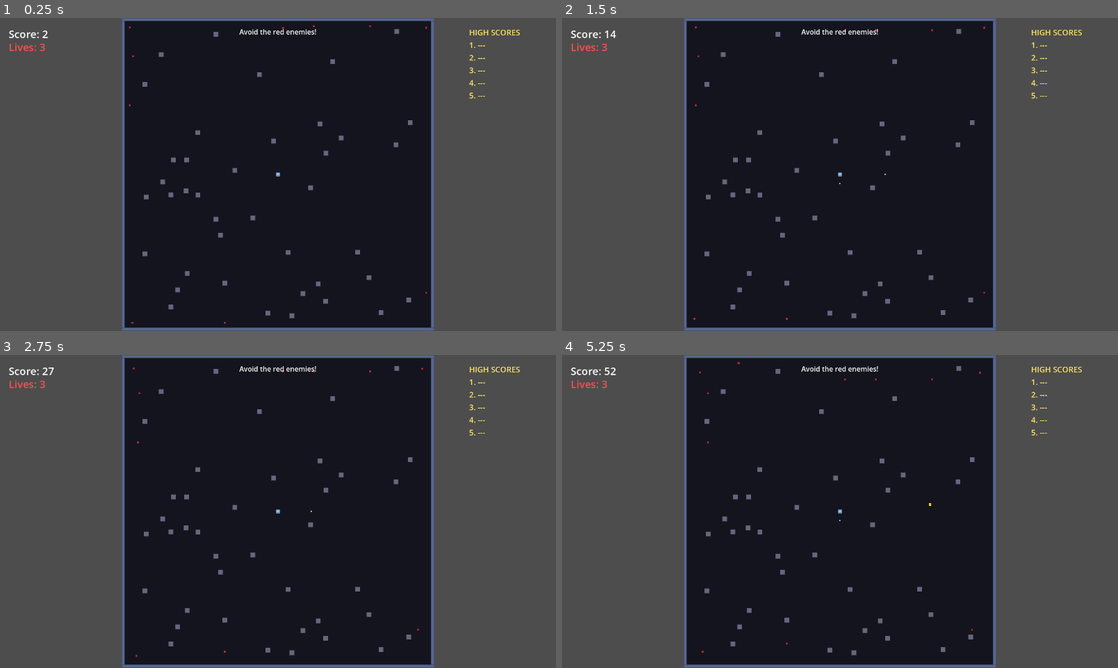
Above: before the commit, frames 1-4 (two rows, left to right).
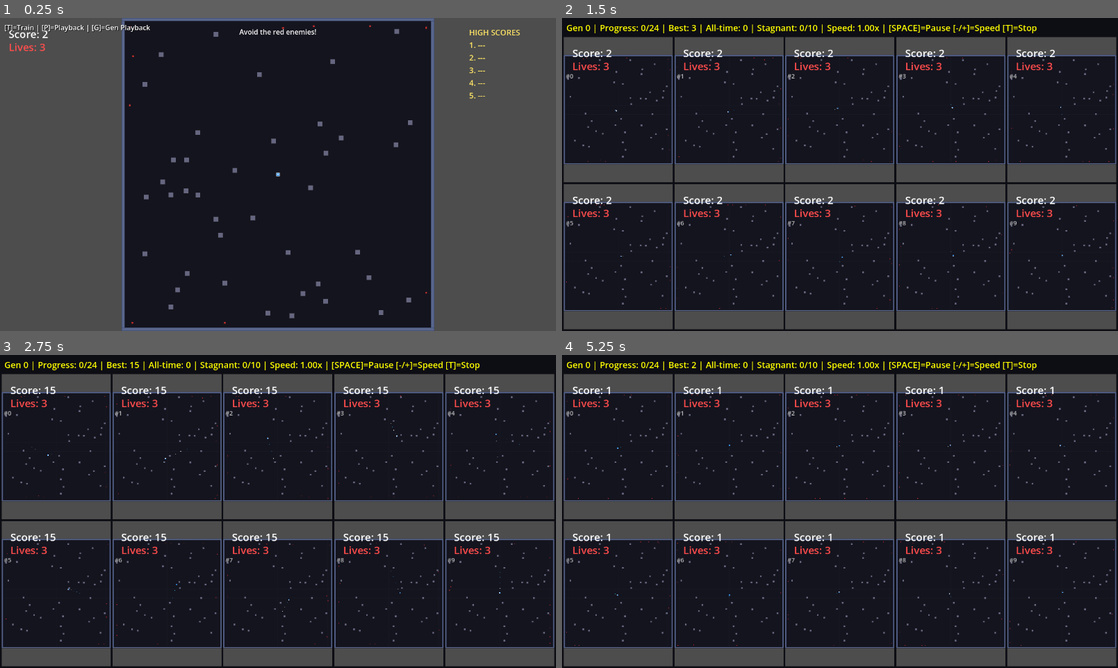
Above: after the commit, the same moments.

Repository: aryavolkan/evolve
Game: Godot game, scene res://main.tscn
Same seed, same stepped clock (60 frames per second), same inputs: the game is played once before the commit and once after it.
Inputs:
- Up to frame 1 (0.25 s): no input
- Up to frame 2 (1.5 s): tap Enter (ui_accept) at 0.5, 0.77 s; hold D (shoot_right) 0.53-1.28 s; hold T 0.53-1.28 s; hold S (shoot_down) from 1.28 s (still down); tap Shift at 1.35 s
- Up to frame 3 (2.75 s): tap Enter (ui_accept) at 1.52 s; release S (shoot_down) at 2.03 s; hold D (shoot_right) from 2.03 s (still down); hold P from 2.03 s (still down)
- Up to frame 4 (5.25 s): release D (shoot_right) at 2.78 s; release P at 2.78 s; hold W (shoot_up) 2.78-3.53 s; tap H at 2.85 s; tap Enter (ui_accept) at 3.02, 3.5, 3.77, 4.52, 5 s; hold G 3.53-4.28 s; hold A (shoot_left) 3.53-5.03 s; tap Space at 4.35 s; hold S (shoot_down) from 5.03 s (still down); hold T from 5.03 s (still down)

The runs differ from the first frame. In frame 1, 0.3% of the frame differs, in the area x 0-27%, y 2-5%; in frame 2, 52%; in frame 3, 52%, in the area x 0-100%, y 0-100%; in frame 4, 52%.
Error before the commit: Parse Error: Identifier "avg_kills" not declared in the current scope. (res://training_manager.gd:586)

Commit message:
Fix print statement variable names

Diff:
--- a/training_manager.gd
+++ b/training_manager.gd
@@ -582,8 +582,8 @@
 	else:
 		generations_without_improvement += 1
 
-	print("Gen %3d | Best: %6.1f | Avg: %6.1f | Kills: %.1f | Powerups: %.1f | Stagnant: %d/%d" % [
-		gen, best, avg, avg_kills, avg_powerups, generations_without_improvement, stagnation_limit
+	print("Gen %3d | Best: %6.1f | Avg: %6.1f | Kill$: %.0f | Pwr$: %.0f | Stagnant: %d/%d" % [
+		gen, best, avg, avg_kill_score, avg_powerup_score, generations_without_improvement, stagnation_limit
 	])
 
 	# Auto-save every generation
